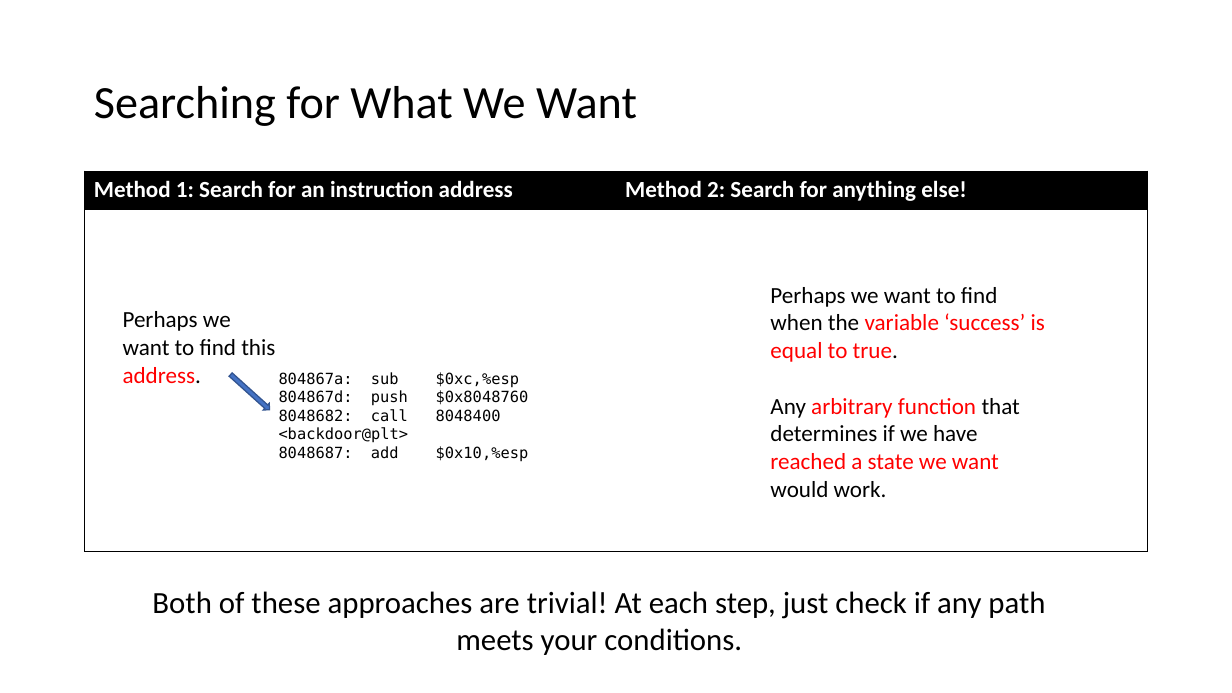
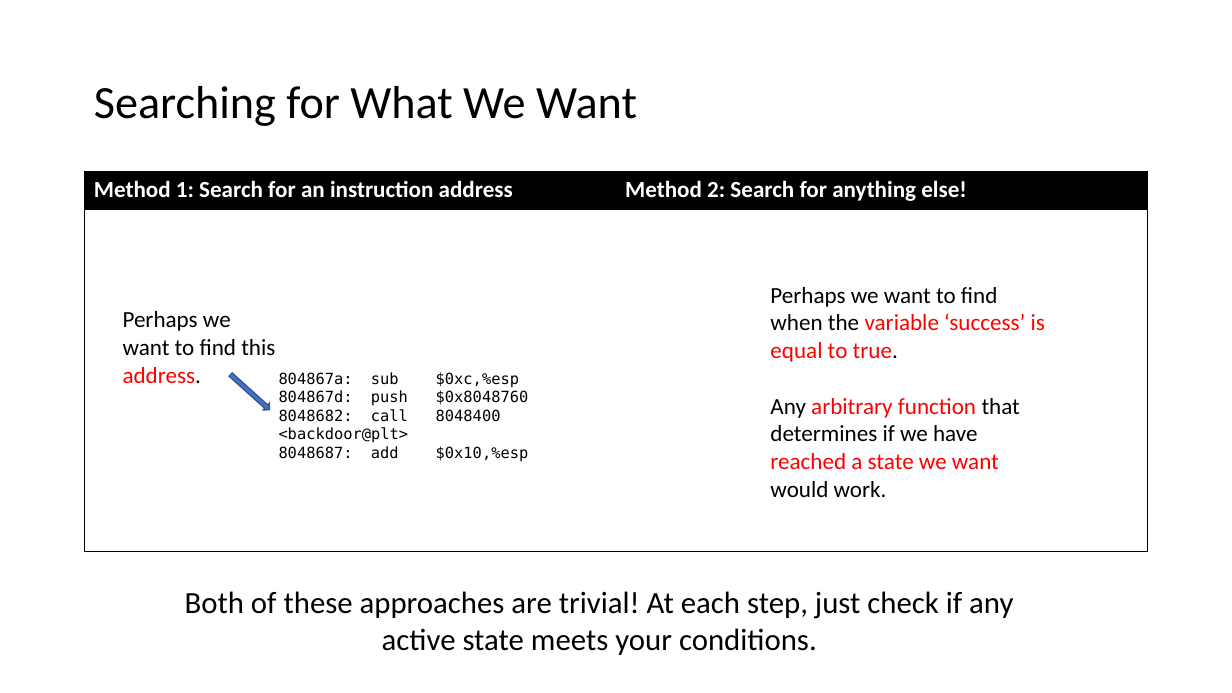
Before and after one commit to jakespringer/angr_ctf, a slide deck: slide 35 of SymbolicExecution.pptx (slide 36 before the commit). Drawn at 1232x693 pixels with LibreOffice and Linux fonts; fonts in the diff are those of the drawing. Boxes give left, top, right and bottom in pixels: in the first picture for what was removed or moved away, otherwise in the second. Text is boxed around its words. In the diff, an @@ line names an element or a change of style, - is before the commit and + after.

```diff
--- a/SymbolicExecution.pptx
+++ b/SymbolicExecution.pptx
@@ text at box(185, 591, 1013, 655): text changed @@
-Both of these approaches are trivial! At each step, just check if any path meets your conditions.
+Both of these approaches are trivial! At each step, just check if any active state meets your conditions.
```
Also in this commit, not shown: 24 other slides changed, 2 slides removed.
